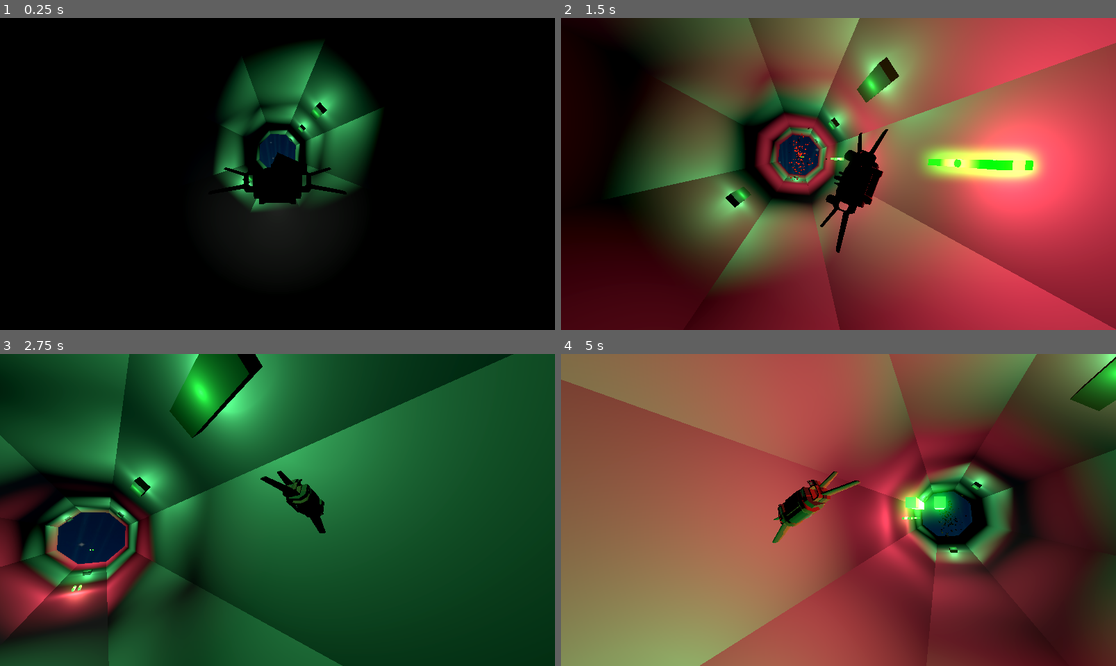
Above: before the commit, frames 1-4 (two rows, left to right).
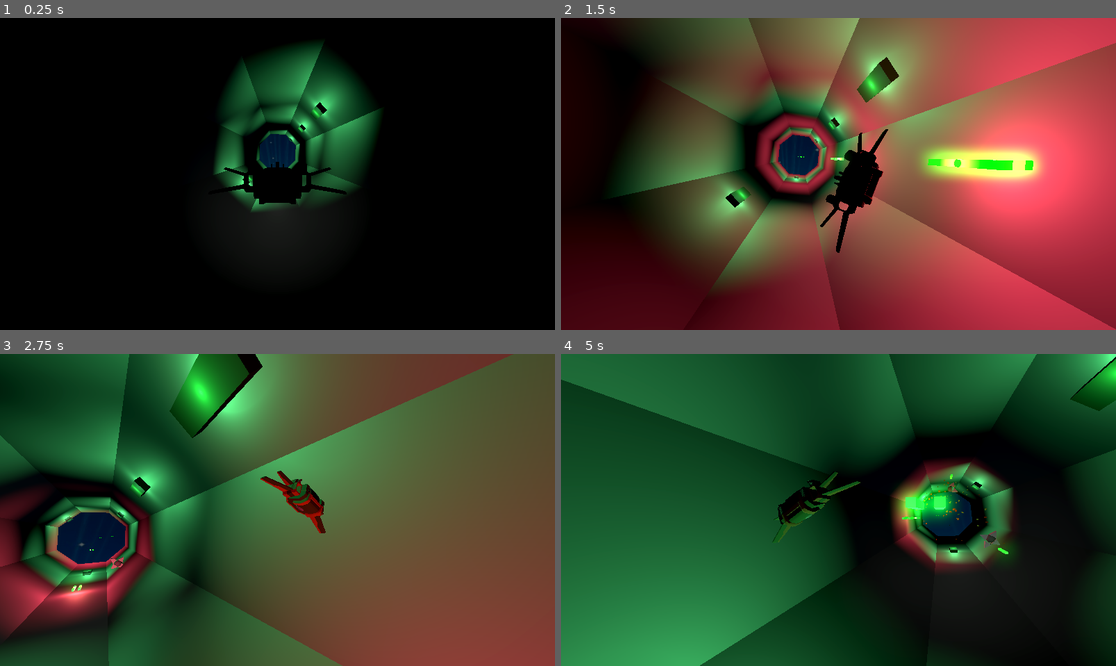
Above: after the commit, the same moments.

Repository: ilyaev/godot-tunnel-wave
Game: Godot game, scene res://world.tscn
The game is run twice, just before and just after one commit, with the same random seed, the same clock (stepped at 60 frames per second) and the same inputs.
Inputs:
- Up to frame 1 (0.25 s): no input
- Up to frame 2 (1.5 s): tap Enter (ui_accept) at 0.5, 0.6, 0.77, 1.07, 1.35 s; hold Right (ui_right) 0.53-1.28 s; hold Down (ui_down) from 1.28 s (still down)
- Up to frame 3 (2.75 s): tap Enter (ui_accept) at 1.52, 1.82, 2.1 s; release Down (ui_down) at 2.03 s; hold Right (ui_right) from 2.03 s (still down)
- Up to frame 4 (5 s): release Right (ui_right) at 2.78 s; hold Up (ui_up) 2.78-3.53 s; tap Enter (ui_accept) at 2.85, 3.02, 3.32, 3.6, 3.77, 4.07, 4.35, 4.52, 4.82 s; hold Left (ui_left) from 3.53 s (still down)

The runs differ from the first frame. In frame 1, 0.1% of the frame differs, in the area x 49-54%, y 42-49%; in frame 2, 0.4%; in frame 3, 57%; in frame 4, 93%, in the area x 0-100%, y 0-100%.

Commit message:
feat: enemies fight back

Diff:
--- a/enemies/enemies.gd
+++ b/enemies/enemies.gd
@@ -9,7 +9,7 @@
 func n21(x, y):
 	return GlobalNoise.r21(x, y)
 
-func _process(delta):
+func _process(_delta):
 	for i in  range(get_child_count()):
 		var mesh = get_child(i)
 		if mesh.y < loop.x:
@@ -19,14 +19,14 @@
 			var n = n21(mesh.y/5., 2.145)
 
 			pos.z = -mesh.y * size * spacing
-			pos.x = n*2.
-			pos.y = (fposmod(n*100.33, 1.) - 0.5) * 3
+			pos.x = n*4.
+			pos.y = (fposmod(n*100.33, 1.) - 0.5) * 4
 
 			mesh.set_position(pos)
 
 func spawn(index):
-	var n = n21(index, 1.2)
-	if n > .5:
+	var n = n21(index, 42)
+	if n > .2:
 		var mesh = enemy.instantiate()
 		mesh.x = 0
 		mesh.y = index
--- a/enemies/enemy.gd
+++ b/enemies/enemy.gd
@@ -2,6 +2,24 @@
 
 var x : int = 0
 var y : int = 0
+var fire_speed = 0.3
+
+var T = 0
+
+@onready var bullet = preload("res://player/bullets/bullet.tscn")
+
+
+func _ready():
+	fire_speed += randf()
 
 func _process(delta):
+	T += delta
 	rotate_z(delta * sin(y)*PI/4)
+	if T > fire_speed:
+		T = 0
+		var b = bullet.instantiate()
+		b.init(position + Vector3(0, 0, 1.5))
+		b.direction = Vector3(0 ,0, -1)
+		# b.connect("bullet_hit", bullet_hit_func)
+		get_parent().get_parent().add_child(b)
+		fire_speed = 0.3 + randf()
--- a/player/bullets/bullet.gd
+++ b/player/bullets/bullet.gd
@@ -2,26 +2,34 @@
 
 var a = 0.
 var velocity = 0.
+var direction = Vector3(0,0,1)
+var T = 0
 
 signal bullet_hit(pos, ray)
 
 @onready var ray = $ray
+@onready var light = $light
+@onready var mesh = $mesh
+
+# func _ready():
+# 	if direction.z < 0:
+# 		mesh.get_active_material(0).emission = Color(1,0,0,1)
 
 func _process(delta):
+	T += 0
 	velocity = velocity + a * delta
-	position.z += velocity
-	if position.z < -40:
+	position += direction * velocity
+	if T > 3:
 		queue_free()
+	if direction.z < 0 && T > 0.2:
+		light.hide()
 	pass
 
-func _physics_process(delta):
+func _physics_process(_delta):
 	if ray.is_colliding():
 		bullet_hit.emit(ray.get_collision_point(), ray)
 		queue_free()
 
 func init(pos):
 	position = pos
-	# position.x = pos.x + 2.01
-	# position.y = pos.y - 2.01
-	# position.z = -1.7
-	a = -1.
+	a = -1 * direction.z
--- a/player/bullets/bullet.tscn
+++ b/player/bullets/bullet.tscn
@@ -20,7 +20,7 @@
 [node name="mesh" type="MeshInstance3D" parent="."]
 mesh = SubResource("BoxMesh_xiemg")
 
-[node name="OmniLight3D" type="OmniLight3D" parent="."]
+[node name="light" type="OmniLight3D" parent="."]
 light_color = Color(0.901961, 0.235294, 0.333333, 1)
 light_energy = 1.914
 light_volumetric_fog_energy = 2.448
--- a/player/ship.gd
+++ b/player/ship.gd
@@ -4,7 +4,7 @@
 
 var a = 5.
 var velocity = 0.
-var max_velocity = 12.
+var max_velocity = 8.
 var radius = 4.5
 var posVelocity = Vector2(0.,0.)
 var posAcceleration = Vector2(0., 0.)
--- a/project.godot
+++ b/project.godot
@@ -30,6 +30,10 @@
 window/size/viewport_width=2304
 window/size/viewport_height=1296
 
+[editor]
+
+movie_writer/movie_file="/Users/ilyaev/godot/godot-tunnel-wave/assets/movie.avi"
+
 [filesystem]
 
 import/fbx/enabled=false
--- a/tunnel/obstacles/obstacles.gd
+++ b/tunnel/obstacles/obstacles.gd
@@ -4,6 +4,7 @@
 var size
 var spacing
 var length_base = 1
+var curr_index = -1
 
 var piewall = preload("res://tunnel/obstacles/piewall/piewall.tscn")
 
@@ -20,7 +21,8 @@
 
 func sync_with_tube(z, densityFunc, radius, length):
 	var next_index = floorf(z / length_base)
-	if (next_index - loop.x) > 0:
+	if (next_index - curr_index) > 2:
+		curr_index = next_index
 		loop.x = next_index
 		loop.y = loop.x + 8
 		var density = densityFunc.call(loop.y)
@@ -28,25 +30,10 @@
 		spawn(loop.y, density, R, length)
 
 func spawn(index, density, radius, height):
-	var n = n21(index*22., 44.322)
-	if n > .2:
-		# if n > .6:
-		# 	spawn_floater(index, density, radius, height)
-		# else:
-			spawn_piewall(index, density, radius, height)
+	var n = abs(n21(index*22., 44.322))
+	if n > .1:
+		spawn_piewall(index, density, radius, height)
 
-func spawn_floater(index, density, radius, height):
-	var obs = piewall.instantiate()
-	obs.y = index;
-	obs.density = randi_range(3,6)
-	obs.radius = radius * .3
-	obs.height = height * .05
-	obs.fill.clear()
-	for f in obs.density:
-		obs.fill.append(1)
-	obs.set_position(Vector3(0, 0, -index * length_base + length_base / 2.))
-	obs.floating = true
-	add_child(obs)
 
 func spawn_piewall(index, density, radius, height):
 	var obs = piewall.instantiate()
@@ -60,5 +47,6 @@
 			obs.fill.append(1)
 		else:
 			obs.fill.append(0)
+	obs.fill[randi_range(0, density-1)] = 0
 	obs.set_position(Vector3(0, 0, -index * length_base + length_base / 2.))
 	add_child(obs)
--- a/tunnel/obstacles/piewall/pie.gd
+++ b/tunnel/obstacles/piewall/pie.gd
@@ -130,7 +130,8 @@
 
 
 func take_hit(collision_point : Vector3):
-	if get_parent().floating:
-		get_parent().queue_free()
-	else:
-		queue_free()
+	pass
+#	if get_parent().floating:
+#		get_parent().queue_free()
+#	else:
+#		queue_free()
--- a/tunnel/obstacles/piewall/piewall.gd
+++ b/tunnel/obstacles/piewall/piewall.gd
@@ -12,6 +12,7 @@
 var cur_pos = Vector2(0,0)
 var next_pos = Vector2(0,0)
 var is_rotating = false
+var is_flickering = false
 
 var pie = preload("res://tunnel/obstacles/piewall/pie.tscn")
 var shader_code : Shader = preload("res://tunnel/obstacles/piewall/pie.gdshader")
@@ -24,8 +25,11 @@
 	var opening = 0.
 
 	is_rotating = false
-	if abs(GlobalNoise.r21(y, 43)) > .17:
+	var n = abs(GlobalNoise.r21(y, 43))
+	if n > .17:
 		is_rotating = true
+		if n > .2:
+			is_flickering = true
 
 	# if density < 7:
 	# 	uv_scale = randi_range(1, 3)
@@ -65,7 +69,12 @@
 func _process(delta):
 	T += delta
 	if is_rotating:
-		rotate_z(delta * (PI/3 * (GlobalNoise.r21(y, 34)*2) - PI/6) * sin(T*2.5))
+		var wave = 0
+		if randf() > .7 && is_flickering:
+			wave = sin(T*6.5)
+		else:
+			wave = cos(T*2.5)
+		rotate_z(delta * (PI/3 * (GlobalNoise.r21(y, 34)*2) - PI/6) * wave)
 
 	if floating:
 		rotate_z(delta * PI/4)
--- a/tunnel/tunnel.gd
+++ b/tunnel/tunnel.gd
@@ -41,8 +41,7 @@
 	enemies.loop = loop
 
 	if (current_z - loop.x) > 0:
-		pass
-		# spawn_target(loop.y)
+		spawn_target(loop.y)
 
 func spawn_target(index):
 	enemies.spawn(index)
Not shown, changed: .gitignore
